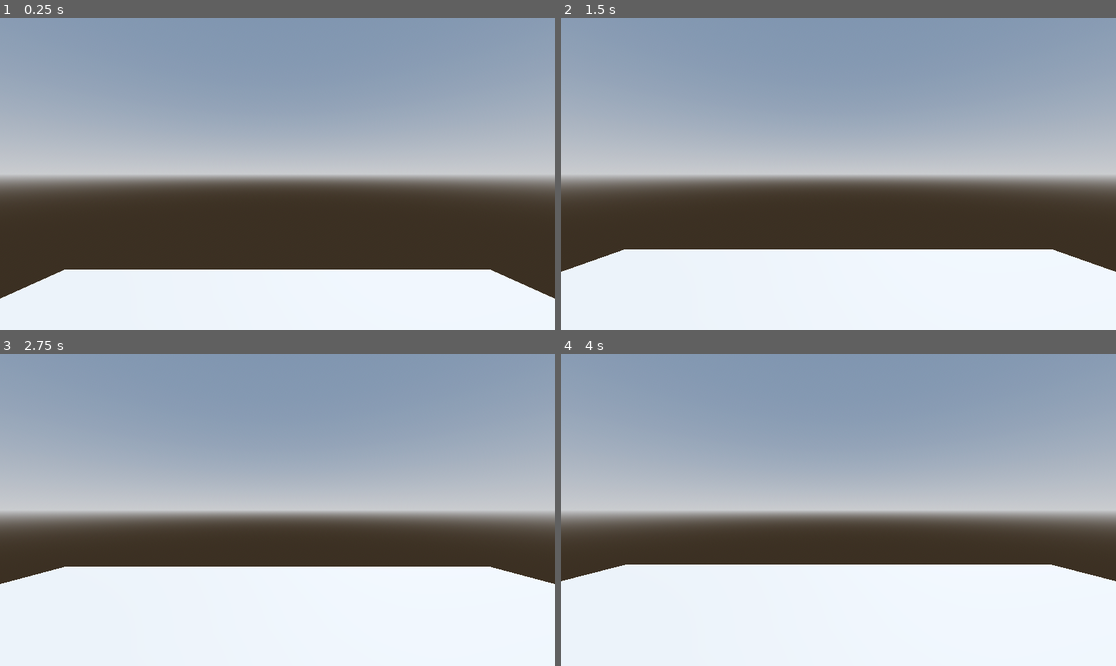
Above: before the commit, frames 1-4 (two rows, left to right).
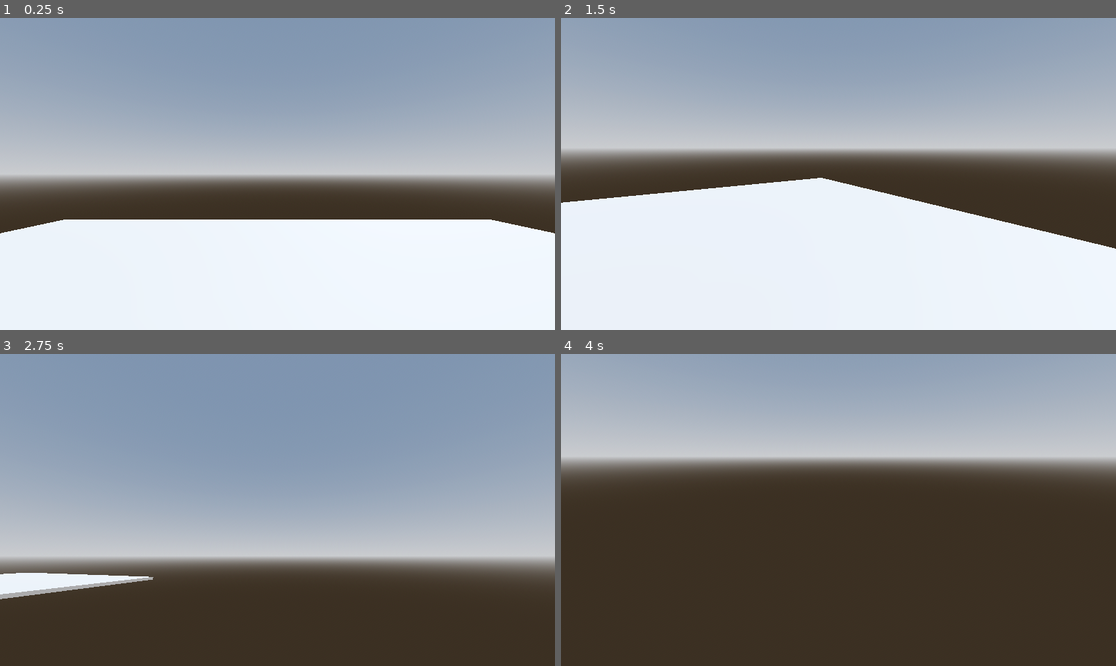
Above: after the commit, the same moments.

Repository: mineplaceblock/dungeon-master
Game: Godot game, scene res://Scenes/main.tscn
The game is run twice, just before and just after one commit, with the same random seed, the same clock (stepped at 60 frames per second) and the same inputs.
Inputs (mouse positions are in pixels of both pictures, inside the frame that each line leads up to):
- Up to frame 1 (0.25 s): no input
- Up to frame 2 (1.5 s): tap Enter (ui_accept) at 0.5, 0.8, 1.35 s; move the mouse to (960, 158) at 0.52 s; hold D (RightMove) 0.53-1.28 s; tap Shift (Sprint) at 0.6 s; click (960, 158) at 0.67 s; tap Space (Jump) at 0.77, 1.07 s; move the mouse to (727, 189) at 1.27 s; hold S (BackwardsMove) from 1.28 s (still down)
- Up to frame 3 (2.75 s): tap Space (Jump) at 1.52, 1.82, 2.3 s; tap F (Fly, bound only after the commit) at 1.55, 2.1 s; move the mouse to (333, 441) at 2.02 s; release S (BackwardsMove) at 2.03 s; hold D (RightMove) from 2.03 s (still down)
- Up to frame 4 (4 s): move the mouse to (810, 572) at 2.77 s; release D (RightMove) at 2.78 s; hold W (ForwardMove) 2.78-3.53 s; tap Space (Jump) at 2.85, 3.02, 3.32, 3.77 s; click (810, 572) at 2.92 s; tap Shift (Sprint) at 3.05, 3.6 s; move the mouse to (1005, 556) at 3.52 s; hold A (LeftMove) from 3.53 s (still down); tap Enter (ui_accept) at 3.8 s

The runs differ from the first frame. In frame 1, 17% of the frame differs, in the area x 0-100%, y 64-90%; in frame 2, 30%; in frame 3, 61%; in frame 4, 71%, in the area x 0-100%, y 14-100%.

Commit message:
Fly and Sprint

Diff:
--- a/Player/advanced_player.gd
+++ b/Player/advanced_player.gd
@@ -30,19 +30,19 @@
 
 @export_group("Input Actions")
 ## Name of Input Action to move Left.
-@export var input_left : String = "ui_left"
+@export var input_left : String = "LeftMove"
 ## Name of Input Action to move Right.
-@export var input_right : String = "ui_right"
+@export var input_right : String = "RightMove"
 ## Name of Input Action to move Forward.
-@export var input_forward : String = "ui_up"
+@export var input_forward : String = "ForwardMove"
 ## Name of Input Action to move Backward.
-@export var input_back : String = "ui_down"
+@export var input_back : String = "BackwardsMove"
 ## Name of Input Action to Jump.
-@export var input_jump : String = "ui_accept"
+@export var input_jump : String = "Jump"
 ## Name of Input Action to Sprint.
-@export var input_sprint : String = "sprint"
+@export var input_sprint : String = "Sprint"
 ## Name of Input Action to toggle freefly mode.
-@export var input_freefly : String = "freefly"
+@export var input_freefly : String = "Fly"
 
 var mouse_captured : bool = false
 var look_rotation : Vector2
--- /dev/null
+++ b/Player/proto_controller.tscn
@@ -0,0 +1,32 @@
+[gd_scene format=3 uid="uid://c57gxiixx0lb8"]
+
+[ext_resource type="Script" uid="uid://bimwkqxufe78s" path="res://Player/advanced_player.gd" id="1_1dcjc"]
+
+[sub_resource type="StandardMaterial3D" id="StandardMaterial3D_iof21"]
+albedo_color = Color(0.91806, 0.575202, 0.222449, 1)
+
+[sub_resource type="CapsuleMesh" id="CapsuleMesh_ucva2"]
+radius = 0.4
+height = 1.8
+
+[sub_resource type="CapsuleShape3D" id="CapsuleShape3D_iof21"]
+radius = 0.4
+height = 1.8
+
+[node name="ProtoController" type="CharacterBody3D" unique_id=2066130245]
+script = ExtResource("1_1dcjc")
+
+[node name="Mesh" type="MeshInstance3D" parent="." unique_id=465720746]
+transform = Transform3D(1, 0, 0, 0, 1, 0, 0, 0, 1, 0, 0.9, 0)
+material_override = SubResource("StandardMaterial3D_iof21")
+cast_shadow = 0
+mesh = SubResource("CapsuleMesh_ucva2")
+
+[node name="Collider" type="CollisionShape3D" parent="." unique_id=570585720]
+transform = Transform3D(1, 0, 0, 0, 1, 0, 0, 0, 1, 0, 0.9, 0)
+shape = SubResource("CapsuleShape3D_iof21")
+
+[node name="Head" type="Node3D" parent="." unique_id=444393620]
+transform = Transform3D(1, 0, 0, 0, 1, 0, 0, 0, 1, 0, 1.7, 0)
+
+[node name="Camera3D" type="Camera3D" parent="Head" unique_id=88253308]
--- a/Scenes/main.tscn
+++ b/Scenes/main.tscn
@@ -1,6 +1,6 @@
 [gd_scene format=3 uid="uid://15qp0yrhoxec"]
 
-[ext_resource type="PackedScene" uid="uid://cu2c7du62y7o2" path="res://Player/player.tscn" id="1_jjgbg"]
+[ext_resource type="PackedScene" uid="uid://c57gxiixx0lb8" path="res://Player/proto_controller.tscn" id="1_jjgbg"]
 
 [sub_resource type="ProceduralSkyMaterial" id="ProceduralSkyMaterial_jjgbg"]
 sky_horizon_color = Color(0.66224277, 0.6717428, 0.6867428, 1)
@@ -37,5 +37,7 @@
 [node name="CollisionShape3D" type="CollisionShape3D" parent="Floor/StaticBody3D" unique_id=1408686088]
 shape = SubResource("BoxShape3D_jjgbg")
 
-[node name="Player" parent="." unique_id=1053109407 instance=ExtResource("1_jjgbg")]
-transform = Transform3D(1, 0, 0, 0, 1, 0, 0, 0, 1, 0, 2.9290173, 0)
+[node name="ProtoController" parent="." unique_id=2066130245 instance=ExtResource("1_jjgbg")]
+transform = Transform3D(1, 0, 0, 0, 1, 0, 0, 0, 1, 0, 0.398185, 0)
+can_sprint = true
+can_freefly = true
--- a/project.godot
+++ b/project.godot
@@ -47,6 +47,11 @@
 "events": [Object(InputEventKey,"resource_local_to_scene":false,"resource_name":"","device":-1,"window_id":0,"alt_press …(195 unchanged characters)…
 ]
 }
+Fly={
+"deadzone": 0.2,
+"events": [Object(InputEventKey,"resource_local_to_scene":false,"resource_name":"","device":-1,"window_id":0,"alt_pressed":false,"shift_pressed":false,"ctrl_pressed":false,"meta_pressed":false,"pressed":false,"keycode":0,"physical_keycode":70,"key_label":0,"unicode":102,"location":0,"echo":false,"script":null)
+]
+}
 
 [physics]
 
